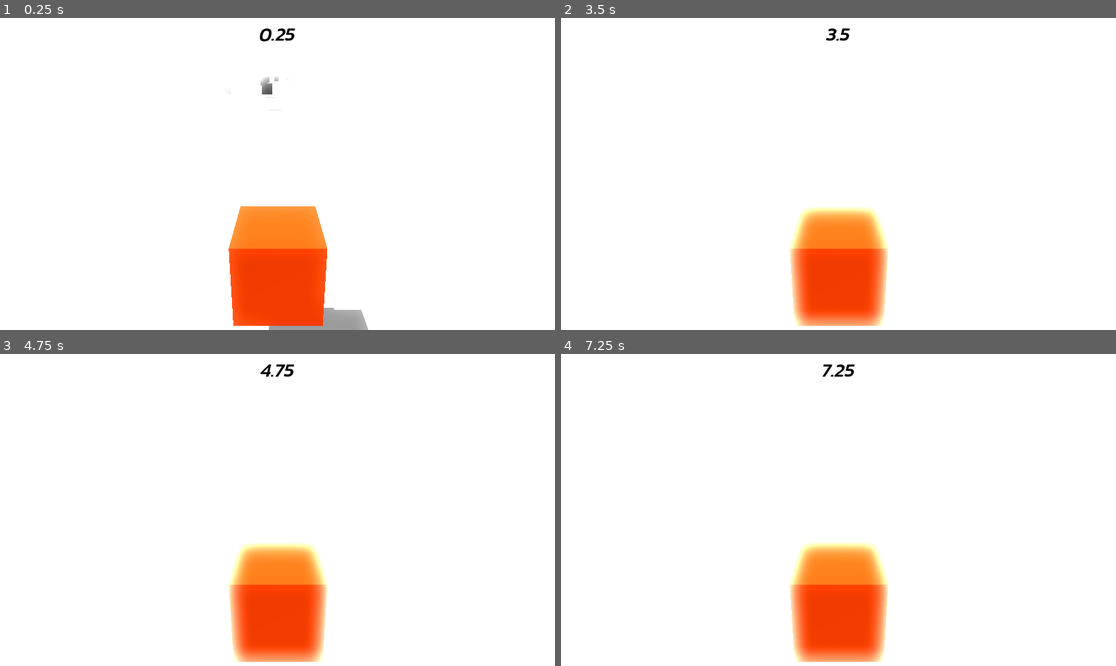
Above: before the commit, frames 1-4 (two rows, left to right).
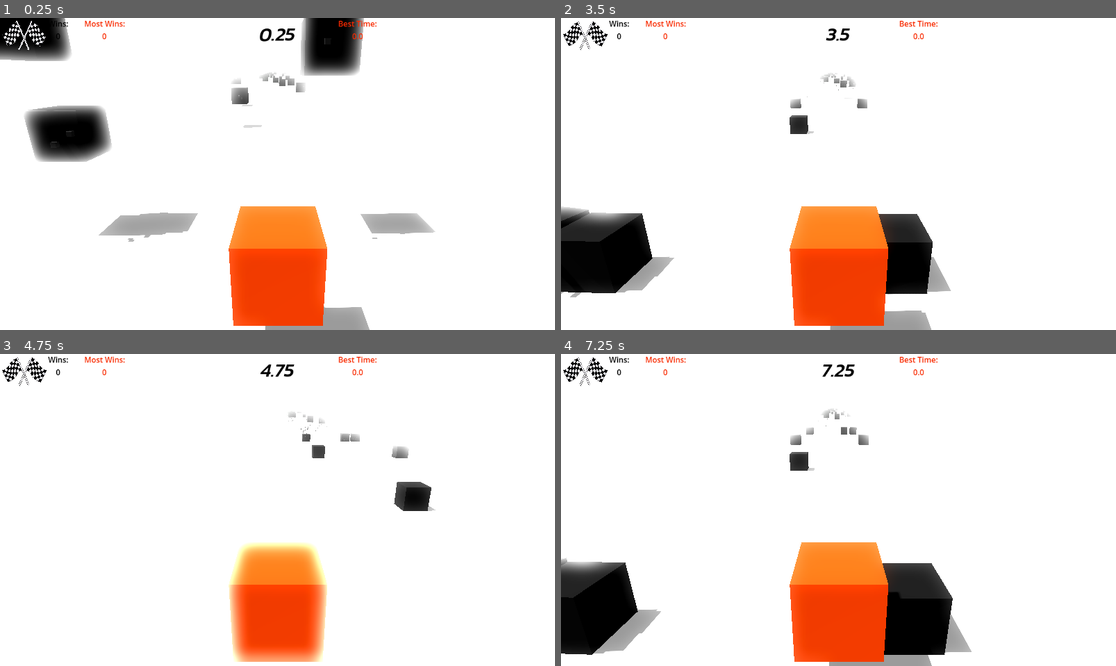
Above: after the commit, the same moments.

Repository: meedo-blip/Cube-Game
Game: Godot game, scene res://Scenes/Main.tscn
Same seed, same stepped clock (60 frames per second), same inputs: the game is played once before the commit and once after it.
Inputs:
- Up to frame 1 (0.25 s): no input
- Up to frame 2 (3.5 s): hold D (right) 0.53-1.28 s; tap Space (jump) at 0.77, 1.52, 3.02 s; hold S (slow_down) 1.28-2.03 s; hold D (right) 2.03-2.78 s; hold W (forward) from 2.78 s (still down)
- Up to frame 3 (4.75 s): release W (forward) at 3.53 s; hold A (left) from 3.53 s (still down); tap Space (jump) at 3.77, 4.52 s
- Up to frame 4 (7.25 s): release A (left) at 5.03 s; hold S (slow_down) 5.03-5.78 s; hold D (right) 5.78-6.53 s; tap Space (jump) at 6.02, 6.77 s; hold W (forward) from 6.53 s (still down)

The runs differ from the first frame. In frame 1, 8.4% of the frame differs, in the area x 0-79%, y 0-100%; in frame 2, 11%; in frame 3, 1.5%; in frame 4, 11%, in the area x 0-74%, y 0-100%.

Commit message:
release commit
updated ui and added best time storage system

Diff:
--- a/Scenes/Main.tscn
+++ b/Scenes/Main.tscn
@@ -59,7 +59,7 @@
 transform = Transform3D(0.895215, -0.0227713, 0.445053, -0.445635, -0.045744, 0.894045, 0, -0.998694, -0.0510984, 14.6722, 26.6578, 0.649035)
 shadow_enabled = true
 
-[node name="Player" type="RigidBody3D" parent="."]
+[node name="Player" type="RigidBody3D" parent="." groups=["player"]]
 transform = Transform3D(1, 0, 0, 0, 1, 0, 0, 0, 1, -1.004, 2.055, -93.0729)
 collision_mask = 14
 axis_lock_angular_x = true
@@ -82,14 +82,13 @@
 
 [node name="Obstacles" type="Node" parent="."]
 
-[node name="Obstacle" type="RigidBody3D" parent="Obstacles" node_paths=PackedStringArray("player")]
+[node name="Obstacle" type="RigidBody3D" parent="Obstacles"]
 transform = Transform3D(2, 0, 0, 0, 1, 0, 0, 0, 1, 0, 2.81659, -66.0945)
 collision_layer = 2
 collision_mask = 6
 contact_monitor = true
 max_contacts_reported = 14
 script = ExtResource("3_kln2b")
-player = NodePath("../../Player")
 
 [node name="MeshInstance3D" type="MeshInstance3D" parent="Obstacles/Obstacle"]
 mesh = SubResource("BoxMesh_kln2b")
@@ -108,14 +107,13 @@
 [node name="AudioStreamPlayer3D" type="AudioStreamPlayer3D" parent="Obstacles/Obstacle"]
 stream = ExtResource("5_pbw6q")
 
-[node name="Obstacle2" type="RigidBody3D" parent="Obstacles" node_paths=PackedStringArray("player")]
+[node name="Obstacle2" type="RigidBody3D" parent="Obstacles"]
 transform = Transform3D(2, 0, 0, 0, 1, 0, 0, 0, 1, 4.70034, 2.81659, -66.0945)
 collision_layer = 2
 collision_mask = 6
 contact_monitor = true
 max_contacts_reported = 14
 script = ExtResource("3_kln2b")
-player = NodePath("../../Player")
 
 [node name="MeshInstance3D" type="MeshInstance3D" parent="Obstacles/Obstacle2"]
 transform = Transform3D(1, 0, 0, 0, 1, 0, 0, 0, 1, -0.552759, 0, 0)
@@ -135,14 +133,13 @@
 [node name="AudioStreamPlayer3D" type="AudioStreamPlayer3D" parent="Obstacles/Obstacle2"]
 stream = ExtResource("5_pbw6q")
 
-[node name="Obstacle3" type="RigidBody3D" parent="Obstacles" node_paths=PackedStringArray("player")]
+[node name="Obstacle3" type="RigidBody3D" parent="Obstacles"]
 transform = Transform3D(2, 0, 0, 0, 1, 0, 0, 0, 1, 5.78938, 2.81659, -49.2632)
 collision_layer = 2
 collision_mask = 6
 contact_monitor = true
 max_contacts_reported = 14
 script = ExtResource("3_kln2b")
-player = NodePath("../../Player")
 
 [node name="MeshInstance3D" type="MeshInstance3D" parent="Obstacles/Obstacle3"]
 mesh = SubResource("BoxMesh_kln2b")
@@ -161,14 +158,13 @@
 [node name="AudioStreamPlayer3D" type="AudioStreamPlayer3D" parent="Obstacles/Obstacle3"]
 stream = ExtResource("5_pbw6q")
 
-[node name="Obstacle4" type="RigidBody3D" parent="Obstacles" node_paths=PackedStringArray("player")]
+[node name="Obstacle4" type="RigidBody3D" parent="Obstacles"]
 transform = Transform3D(2, 0, 0, 0, 1, 0, 0, 0, 1, 1.06223, 2.81659, -49.2632)
 collision_layer = 2
 collision_mask = 6
 contact_monitor = true
 max_contacts_reported = 14
 script = ExtResource("3_kln2b")
-player = NodePath("../../Player")
 
 [node name="MeshInstance3D" type="MeshInstance3D" parent="Obstacles/Obstacle4"]
 mesh = SubResource("BoxMesh_kln2b")
@@ -187,14 +183,13 @@
 [node name="AudioStreamPlayer3D" type="AudioStreamPlayer3D" parent="Obstacles/Obstacle4"]
 stream = ExtResource("5_pbw6q")
 
-[node name="Obstacle5" type="RigidBody3D" parent="Obstacles" node_paths=PackedStringArray("player")]
+[node name="Obstacle5" type="RigidBody3D" parent="Obstacles"]
 transform = Transform3D(2, 0, 0, 0, 1, 0, 0, 0, 1, 1.06223, 2.81659, -35.0435)
 collision_layer = 2
 collision_mask = 6
 contact_monitor = true
 max_contacts_reported = 14
 script = ExtResource("3_kln2b")
-player = NodePath("../../Player")
 
 [node name="MeshInstance3D" type="MeshInstance3D" parent="Obstacles/Obstacle5"]
 mesh = SubResource("BoxMesh_kln2b")
@@ -213,14 +208,13 @@
 [node name="AudioStreamPlayer3D" type="AudioStreamPlayer3D" parent="Obstacles/Obstacle5"]
 stream = ExtResource("5_pbw6q")
 
-[node name="Obstacle6" type="RigidBody3D" parent="Obstacles" node_paths=PackedStringArray("player")]
+[node name="Obstacle6" type="RigidBody3D" parent="Obstacles"]
 transform = Transform3D(2, 0, 0, 0, 1, 0, 0, 0, 1, -4.3876, 2.81659, -35.0435)
 collision_layer = 2
 collision_mask = 6
 contact_monitor = true
 max_contacts_reported = 14
 script = ExtResource("3_kln2b")
-player = NodePath("../../Player")
 
 [node name="MeshInstance3D" type="MeshInstance3D" parent="Obstacles/Obstacle6"]
 mesh = SubResource("BoxMesh_kln2b")
@@ -239,14 +233,13 @@
 [node name="AudioStreamPlayer3D" type="AudioStreamPlayer3D" parent="Obstacles/Obstacle6"]
 stream = ExtResource("5_pbw6q")
 
-[node name="Obstacle7" type="RigidBody3D" parent="Obstacles" node_paths=PackedStringArray("player")]
+[node name="Obstacle7" type="RigidBody3D" parent="Obstacles"]
 transform = Transform3D(2, 0, 0, 0, 1, 0, 0, 0, 1, -4.3876, 2.81659, -23.0054)
 collision_layer = 2
 collision_mask = 6
 contact_monitor = true
 max_contacts_reported = 14
 script = ExtResource("3_kln2b")
-player = NodePath("../../Player")
 
 [node name="MeshInstance3D" type="MeshInstance3D" parent="Obstacles/Obstacle7"]
 mesh = SubResource("BoxMesh_kln2b")
@@ -265,14 +258,13 @@
 [node name="AudioStreamPlayer3D" type="AudioStreamPlayer3D" parent="Obstacles/Obstacle7"]
 stream = ExtResource("5_pbw6q")
 
-[node name="Obstacle8" type="RigidBody3D" parent="Obstacles" node_paths=PackedStringArray("player")]
+[node name="Obstacle8" type="RigidBody3D" parent="Obstacles"]
 transform = Transform3D(2, 0, 0, 0, 1, 0, 0, 0, 1, -0.781769, 2.81659, -23.0054)
 collision_layer = 2
 collision_mask = 6
 contact_monitor = true
 max_contacts_reported = 14
 script = ExtResource("3_kln2b")
-player = NodePath("../../Player")
 
 [node name="MeshInstance3D" type="MeshInstance3D" parent="Obstacles/Obstacle8"]
 mesh = SubResource("BoxMesh_kln2b")
@@ -291,14 +283,13 @@
 [node name="AudioStreamPlayer3D" type="AudioStreamPlayer3D" parent="Obstacles/Obstacle8"]
 stream = ExtResource("5_pbw6q")
 
-[node name="Obstacle9" type="RigidBody3D" parent="Obstacles" node_paths=PackedStringArray("player")]
+[node name="Obstacle9" type="RigidBody3D" parent="Obstacles"]
 transform = Transform3D(2, 0, 0, 0, 1, 0, 0, 0, 1, -0.781769, 2.81659, -12.6615)
 collision_layer = 2
 collision_mask = 6
 contact_monitor = true
 max_contacts_reported = 14
 script = ExtResource("3_kln2b")
-player = NodePath("../../Player")
 
 [node name="MeshInstance3D" type="MeshInstance3D" parent="Obstacles/Obstacle9"]
 mesh = SubResource("BoxMesh_kln2b")
@@ -317,14 +308,13 @@
 [node name="AudioStreamPlayer3D" type="AudioStreamPlayer3D" parent="Obstacles/Obstacle9"]
 stream = ExtResource("5_pbw6q")
 
-[node name="Obstacle10" type="RigidBody3D" parent="Obstacles" node_paths=PackedStringArray("player")]
+[node name="Obstacle10" type="RigidBody3D" parent="Obstacles"]
 transform = Transform3D(2, 0, 0, 0, 1, 0, 0, 0, 1, 2.94272, 2.81659, -12.6615)
 collision_layer = 2
 collision_mask = 6
 contact_monitor = true
 max_contacts_reported = 14
 script = ExtResource("3_kln2b")
-player = NodePath("../../Player")
 
 [node name="MeshInstance3D" type="MeshInstance3D" parent="Obstacles/Obstacle10"]
 mesh = SubResource("BoxMesh_kln2b")
@@ -343,14 +333,13 @@
 [node name="AudioStreamPlayer3D" type="AudioStreamPlayer3D" parent="Obstacles/Obstacle10"]
 stream = ExtResource("5_pbw6q")
 
-[node name="Obstacle11" type="RigidBody3D" parent="Obstacles" node_paths=PackedStringArray("player")]
+[node name="Obstacle11" type="RigidBody3D" parent="Obstacles"]
 transform = Transform3D(2, 0, 0, 0, 1, 0, 0, 0, 1, 2.94272, 2.81659, -0.303802)
 collision_layer = 2
 collision_mask = 6
 contact_monitor = true
 max_contacts_reported = 14
 script = ExtResource("3_kln2b")
-player = NodePath("../../Player")
 
 [node name="MeshInstance3D" type="MeshInstance3D" parent="Obstacles/Obstacle11"]
 mesh = SubResource("BoxMesh_kln2b")
@@ -369,14 +358,13 @@
 [node name="AudioStreamPlayer3D" type="AudioStreamPlayer3D" parent="Obstacles/Obstacle11"]
 stream = ExtResource("5_pbw6q")
 
-[node name="Obstacle12" type="RigidBody3D" parent="Obstacles" node_paths=PackedStringArray("player")]
+[node name="Obstacle12" type="RigidBody3D" parent="Obstacles"]
 transform = Transform3D(2, 0, 0, 0, 1, 0, 0, 0, 1, -4.28961, 2.81659, -0.303802)
 collision_layer = 2
 collision_mask = 6
 contact_monitor = true
 max_contacts_reported = 14
 script = ExtResource("3_kln2b")
-player = NodePath("../../Player")
 
 [node name="MeshInstance3D" type="MeshInstance3D" parent="Obstacles/Obstacle12"]
 mesh = SubResource("BoxMesh_kln2b")
@@ -395,14 +383,13 @@
 [node name="AudioStreamPlayer3D" type="AudioStreamPlayer3D" parent="Obstacles/Obstacle12"]
 stream = ExtResource("5_pbw6q")
 
-[node name="Obstacle13" type="RigidBody3D" parent="Obstacles" node_paths=PackedStringArray("player")]
+[node name="Obstacle13" type="RigidBody3D" parent="Obstacles"]
 transform = Transform3D(2, 0, 0, 0, 1, 0, 0, 0, 1, -4.28961, 2.81659, 8.87616)
 collision_layer = 2
 collision_mask = 6
 contact_monitor = true
 max_contacts_reported = 14
 script = ExtResource("3_kln2b")
-player = NodePath("../../Player")
 
 [node name="MeshInstance3D" type="MeshInstance3D" parent="Obstacles/Obstacle13"]
 mesh = SubResource("BoxMesh_kln2b")
@@ -421,14 +408,13 @@
 [node name="AudioStreamPlayer3D" type="AudioStreamPlayer3D" parent="Obstacles/Obstacle13"]
 stream = ExtResource("5_pbw6q")
 
-[node name="Obstacle14" type="RigidBody3D" parent="Obstacles" node_paths=PackedStringArray("player")]
-transform = Transform3D(2, 0, 0, 0, 1, 0, 0, 0, 1, -0.67664, 2.81659, 8.87616)
-collision_layer = 2
-collision_mask = 6
-contact_monitor = true
-max_contacts_reported = 14
-script = ExtResource("3_kln2b")
-player = NodePath("../../Player")
+[node name="Obstacle14" type="RigidBody3D" parent="Obstacles"]
+transform = Transform3D(2, 0, 0, 0, 1, 0, 0, 0, 1, -0.680555, 2.81463, 8.87643)
+collision_layer = 2
+collision_mask = 6
+contact_monitor = true
+max_contacts_reported = 14
+script = ExtResource("3_kln2b")
 
 [node name="MeshInstance3D" type="MeshInstance3D" parent="Obstacles/Obstacle14"]
 mesh = SubResource("BoxMesh_kln2b")
@@ -457,6 +443,9 @@
 script = ExtResource("8_50glp")
 
 [node name="UI" parent="." instance=ExtResource("9_vy5pj")]
+
+[node name="PlayerSpawn" type="Area3D" parent="."]
+transform = Transform3D(1, 0, 0, 0, 1, 0, 0, 0, 1, -1.004, 2.005, -93.073)
 
 [connection signal="body_entered" from="Player" to="Player" method="_on_body_entered"]
 [connection signal="body_entered" from="Obstacles/Obstacle" to="Obstacles/Obstacle" method="_on_body_entered"]
--- /dev/null
+++ b/Scenes/obstacle.tscn
@@ -0,0 +1,46 @@
+[gd_scene load_steps=9 format=3 uid="uid://d0qe3qggudi11"]
+
+[ext_resource type="Script" uid="uid://cdh6pn7nygdic" path="res://Scripts/obstacle.gd" id="1_rvx1i"]
+[ext_resource type="Material" uid="uid://cua8ou7vvhpx" path="res://Materials/new_particle_process_material.tres" id="2_a6yce"]
+[ext_resource type="AudioStream" uid="uid://cn4y6q5omxo88" path="res://Assets/Sounds/Thump.mp3" id="3_p763d"]
+
+[sub_resource type="BoxMesh" id="BoxMesh_af0pv"]
+
+[sub_resource type="StandardMaterial3D" id="StandardMaterial3D_my8i3"]
+albedo_color = Color(0.0605303, 0.0605303, 0.0605303, 1)
+
+[sub_resource type="BoxShape3D" id="BoxShape3D_km3lo"]
+
+[sub_resource type="StandardMaterial3D" id="StandardMaterial3D_pbw6q"]
+albedo_color = Color(0.122252, 0.122252, 0.122252, 1)
+
+[sub_resource type="BoxMesh" id="BoxMesh_hv6s5"]
+material = SubResource("StandardMaterial3D_pbw6q")
+size = Vector3(0.1, 0.1, 0.1)
+
+[node name="Obstacle" type="RigidBody3D"]
+transform = Transform3D(2, 0, 0, 0, 1, 0, 0, 0, 1, 0, 2.81659, -66.0945)
+collision_layer = 2
+collision_mask = 6
+contact_monitor = true
+max_contacts_reported = 14
+script = ExtResource("1_rvx1i")
+
+[node name="MeshInstance3D" type="MeshInstance3D" parent="."]
+mesh = SubResource("BoxMesh_af0pv")
+surface_material_override/0 = SubResource("StandardMaterial3D_my8i3")
+
+[node name="CollisionShape3D" type="CollisionShape3D" parent="."]
+shape = SubResource("BoxShape3D_km3lo")
+
+[node name="GPUParticles3D" type="GPUParticles3D" parent="."]
+transform = Transform3D(0.483386, 0, 0, 0, 0.070202, 0, 0, 0, 0.110923, 0, 0, -0.621)
+explosiveness = 0.35
+randomness = 0.4
+process_material = ExtResource("2_a6yce")
+draw_pass_1 = SubResource("BoxMesh_hv6s5")
+
+[node name="AudioStreamPlayer3D" type="AudioStreamPlayer3D" parent="."]
+stream = ExtResource("3_p763d")
+
+[connection signal="body_entered" from="." to="." method="_on_body_entered"]
--- a/Scenes/ui.tscn
+++ b/Scenes/ui.tscn
@@ -1,7 +1,11 @@
-[gd_scene load_steps=3 format=3 uid="uid://cip3dflwrem2i"]
+[gd_scene load_steps=5 format=3 uid="uid://cip3dflwrem2i"]
 
 [ext_resource type="FontFile" uid="uid://dk4xq2byc074y" path="res://Assets/Kanit-MediumItalic.ttf" id="1_jxero"]
 [ext_resource type="Script" uid="uid://c0v6hedfopmqe" path="res://Scripts/ui.gd" id="1_qdvrb"]
+[ext_resource type="Texture2D" uid="uid://dk1y0awijvgfk" path="res://Assets/Images/finish-flag.png" id="3_nf4gj"]
+
+[sub_resource type="StyleBoxTexture" id="StyleBoxTexture_2246s"]
+texture = ExtResource("3_nf4gj")
 
 [node name="UI" type="CanvasLayer"]
 script = ExtResource("1_qdvrb")
@@ -53,4 +57,40 @@
 grow_vertical = 2
 text = "Play Next Level"
 
+[node name="Panel" type="Panel" parent="."]
+offset_right = 100.0
+offset_bottom = 73.0
+theme_override_styles/panel = SubResource("StyleBoxTexture_2246s")
+
+[node name="WinsLabel" type="Label" parent="."]
+offset_left = 100.0
+offset_right = 140.0
+offset_bottom = 23.0
+theme_override_colors/font_color = Color(0, 0, 0, 1)
+text = "Wins:
+0"
+horizontal_alignment = 1
+
+[node name="MostWinsLabel" type="Label" parent="."]
+offset_left = 175.0
+offset_right = 260.0
+offset_bottom = 49.0
+theme_override_colors/font_color = Color(0.972848, 0.160951, 3.85046e-07, 1)
+text = "Most Wins:
+0"
+horizontal_alignment = 1
+
+[node name="BestTimeLabel" type="Label" parent="."]
+anchors_preset = 5
+anchor_left = 0.5
+anchor_right = 0.5
+offset_left = 124.0
+offset_right = 209.0
+offset_bottom = 49.045
+grow_horizontal = 2
+theme_override_colors/font_color = Color(0.972848, 0.160951, 3.85046e-07, 1)
+text = "Best time:
+0.00"
+horizontal_alignment = 1
+
 [connection signal="pressed" from="NextLevelContainer/Panel/Button" to="." method="_on_next_level_button_pressed"]
--- a/Scripts/game_manager.gd
+++ b/Scripts/game_manager.gd
@@ -3,12 +3,101 @@
 @onready var finish_line = $"../FinishLine" as FinishLine
 @onready var player: Player = $"../Player"
 @onready var ui: UI = $"../UI"
+@onready var obstacles: Node = $"../Obstacles"
+@onready var player_spawn: Area3D = $"../PlayerSpawn"
+
+var localStorage = LocalStorage.new()
+
+var obstacleScene = preload("res://Scenes/obstacle.tscn")
+var num_wins = 0
+
+var best_time = 0.0
+var most_wins = 0
+
+const obs_distance_z = 14.0
+const min_obs_height = 2.5
+const max_obs_height = 5
+
+const obs_start_z = -90
+const obs_end_z = 90
+
+const obs_start_x = -4
+const obs_end_x = 4
+
+
 
 func _ready() -> void:
+	# Wait for all nodes to load
+	await get_tree().process_frame
+
 	finish_line.level_won.connect(on_level_won)
+	ui.start_next_level.connect(start_level)
+	player.in_void.connect(player_in_void)
+
+	localStorage.set_password("mafhhamjmamahm")
+
+	#localStorage.set_item("most_wins", 0)
+	#localStorage.set_item("best_time", 0.0)
+
+	var time_best = localStorage.get_item("best_time")
+
+	if time_best != '':
+		best_time = time_best.to_float()
+
+	ui.set_best_time(best_time)
+
+	var wins_most = localStorage.get_item("most_wins")
+
+	if wins_most != '':
+		most_wins = wins_most.to_int()
+
+	ui.set_most_wins(most_wins)
+
+	start_level()
+
+func start_level():
+
+	for child in obstacles.get_children():
+		child.queue_free()
+
+	var z = obs_start_z
+
+	while z < obs_end_z:
+		var num = randi_range(1,3)
+		for i in range(0, num):
+			var x = randf_range(obs_start_x, obs_end_x)
+			var y = randf_range(min_obs_height, max_obs_height)
+
+			var obs: Obstacle = obstacleScene.instantiate()
+			obs.position.x = x
+			obs.position.y = y
+			obs.position.z = z
+			obstacles.add_child(obs)
+
+		z += obs_distance_z
+
+	player.position = Vector3(player_spawn.position)
+	player.freeze = false
 
 func on_level_won():
 	print("Level won")
 	player.linear_velocity = Vector3.ZERO
 	player.freeze = true
 	ui.on_level_finished()
+	num_wins += 1
+	ui.wins_label.text = "Wins:\n" + str(num_wins)
+
+	if best_time == 0.0 or ui.time_passed_s < best_time:
+		best_time = ui.time_passed_s
+		localStorage.set_item("best_time", best_time)
+		ui.set_best_time(best_time)
+
+	if num_wins > most_wins:
+		most_wins = num_wins
+		localStorage.set_item("most_wins", most_wins)
+		ui.set_most_wins(most_wins)
+
+
+func player_in_void():
+	player.position = Vector3(player_spawn.position)
+	player.linear_velocity = Vector3.ZERO
--- /dev/null
+++ b/Scripts/localstorage.gd
@@ -0,0 +1,40 @@
+extends Node
+class_name LocalStorage
+
+var _key: String = ""
+
+func set_password(password: String):
+	_key = password
+
+func _xor(data: PackedByteArray, key: String) -> PackedByteArray:
+	var key_bytes = key.to_utf8_buffer()
+	var result = PackedByteArray()
+	for i in data.size():
+		result.append(data[i] ^ key_bytes[i % key_bytes.size()])
+	return result
+
+func set_item(file_name: String, data: Variant):
+	var json = JSON.stringify(data)
+	var plain_bytes = json.to_utf8_buffer()
+	var encrypted = _xor(plain_bytes, _key)
+
+	var file = FileAccess.open("user://%s.dat" % file_name, FileAccess.WRITE)
+	file.store_buffer(encrypted)
+	file.close()
+
+func get_item(file_name: String) -> String:
+	var path = "user://%s.dat" % file_name
+	if not FileAccess.file_exists(path):
+		return ''
+
+	var file = FileAccess.open(path, FileAccess.READ)
+	var encrypted = file.get_buffer(file.get_length())
+	file.close()
+
+	var decrypted = _xor(encrypted, _key)
+	var json_string = decrypted.get_string_from_utf8()
+
+	if json_string == null:
+		return ''
+	else:
+		return json_string
--- a/Scripts/obstacle.gd
+++ b/Scripts/obstacle.gd
@@ -1,8 +1,10 @@
 extends RigidBody3D
 
-@export var player: RigidBody3D
+class_name Obstacle
+
 @export var fall_down_distance = 40
 
+@onready var player: Player = get_tree().get_root().get_node("Main/Player")
 @onready var gpu_particles_3d: GPUParticles3D = $GPUParticles3D
 @onready var audio_player_3d = $AudioStreamPlayer3D
 
@@ -13,9 +15,7 @@
 
 # Called every frame. 'delta' is the elapsed time since the previous frame.
 func _process(delta: float) -> void:
-	var player_z_vector = Vector3(0, 0, player.position.z)
-	var obstacle_z_vector = Vector3(0, 0, position.z)
-	var distance_between = player_z_vector.distance_to(obstacle_z_vector);
+	var distance_between = abs(player.position.z - position.z)
 
 	if distance_between < fall_down_distance:
 		gravity_scale = 1
--- a/Scripts/player.gd
+++ b/Scripts/player.gd
@@ -1,6 +1,8 @@
 extends RigidBody3D
 
 class_name Player
+
+signal in_void
 
 const speed = 20
 const horizontal_speed = 8
@@ -18,6 +20,9 @@
 	pass
 
 func _physics_process(delta: float) -> void:
+	if position.y < -10:
+		in_void.emit()
+
 	if (input.z != 0):
 		linear_velocity.z = lerpf(linear_velocity.z, speed , sign(input.z) * vertical_speed_increment)
 	if(input.x != 0):
--- a/Scripts/ui.gd
+++ b/Scripts/ui.gd
@@ -2,11 +2,16 @@
 
 class_name UI
 
+signal start_next_level
+
 @onready var time_label: Label = %TimeLabel
 @onready var finish_line: FinishLine = $"../FinishLine"
 @onready var next_level_container: CenterContainer = $NextLevelContainer
+@onready var wins_label: Label = $WinsLabel
+@onready var most_wins_label: Label = $MostWinsLabel
+@onready var best_time_label: Label = $BestTimeLabel
 
-var time_passed_s = 0;
+var time_passed_s = 0.0;
 var time_stopped = false
 
 func _ready() -> void:
@@ -20,7 +25,17 @@
 
 func on_level_finished():
 	time_stopped = true
-	#next_level_container.visible = true
+	next_level_container.visible = true
 
 func _on_next_level_button_pressed() -> void:
-	print("Button pressed")
+	start_next_level.emit()
+	time_label.text = "0.00"
+	time_passed_s = 0.0
+	next_level_container.visible = false
+	time_stopped = false
+
+func set_most_wins(most_wins: int):
+	most_wins_label.text = "Most Wins:\n" + str(most_wins)
+
+func set_best_time(best_time: float):
+	best_time_label.text = "Best Time:\n" + str(round(best_time * 100) / 100)
Binary file added: Assets/Images/finish-flag.png
Not shown, added: Assets/Images/finish-flag.png.import
Not shown: 1 places in Scenes/Main.tscn that only renumber resources
Not shown, added: Scripts/localstorage.gd.uid
